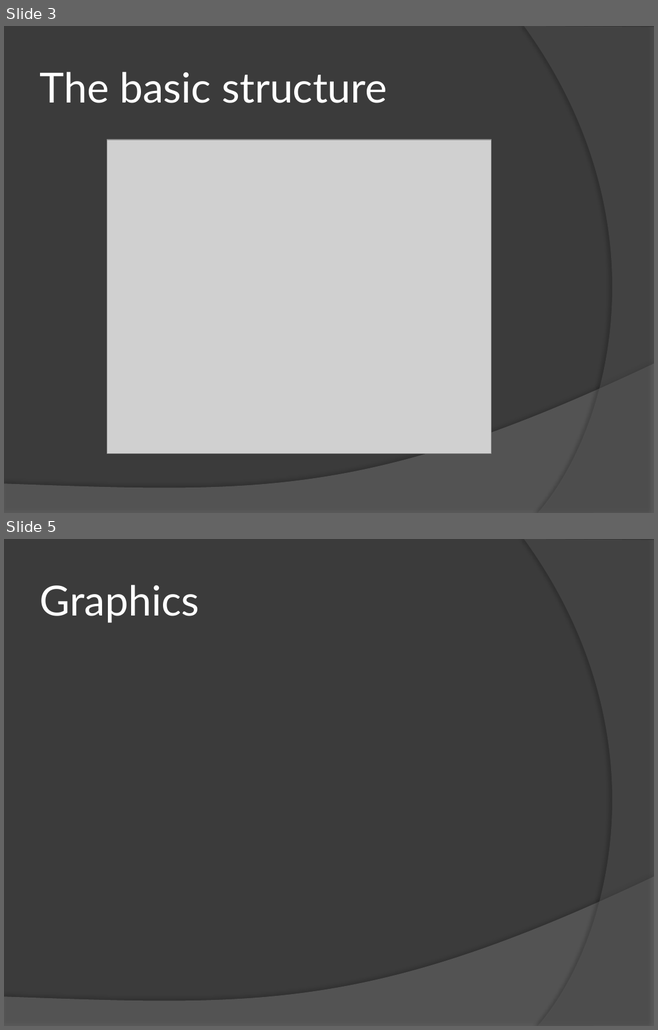
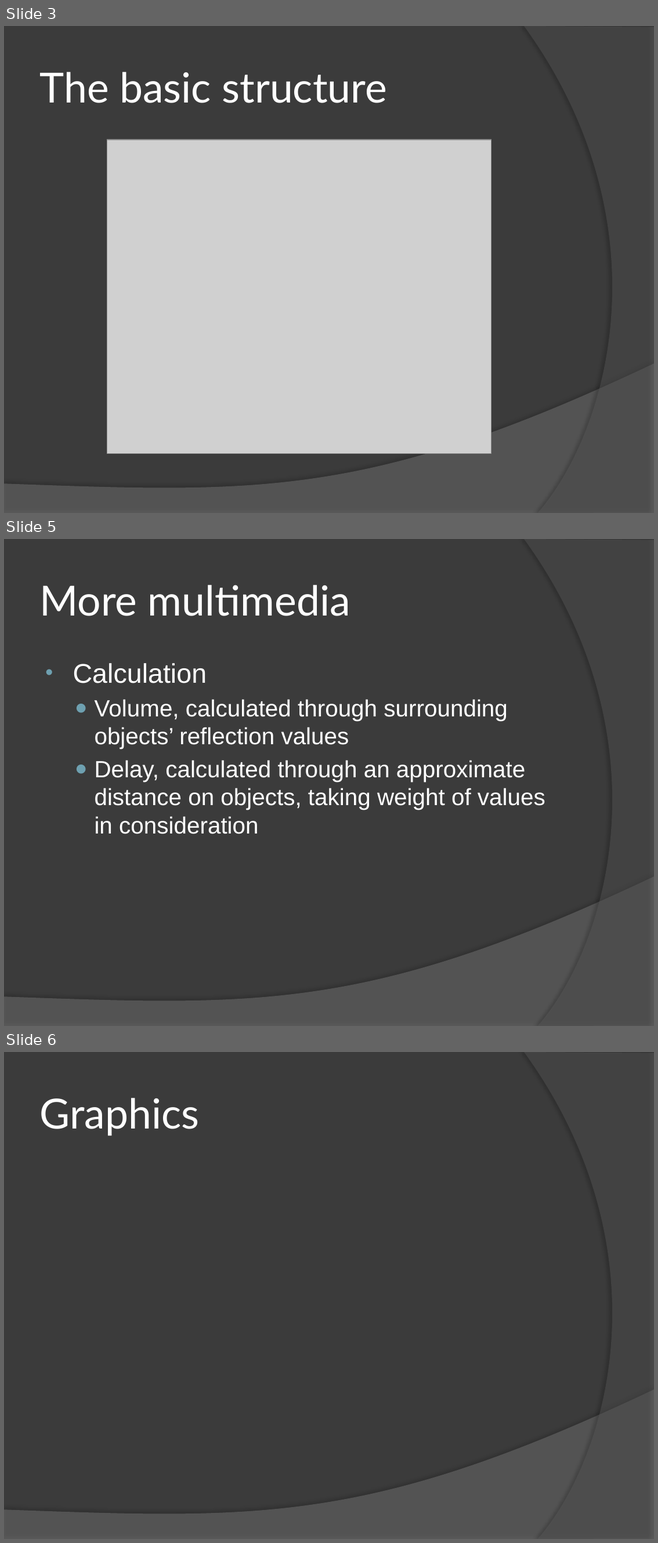
Before and after one commit to mgq812/simengines-g2-code, a slide deck: Presentation.pptx. Shown one above the other, each under a label of ours: slides 3 and 5 before the commit, slides 3, 5 and 6 after it; the slides between them are not shown. The pictures are 658x1030 and 658x1543 pixels, drawn with LibreOffice and Linux fonts; fonts in the diff are those of the drawing; grey boxes stand for pictures. Boxes give left, top, right and bottom in pixels: in the first picture for what was removed or moved away, otherwise in the second. Text is boxed around its words. In the diff, an @@ line names an element or a change of style, - is before the commit and + after.

```diff
--- a/Presentation.pptx
+++ b/Presentation.pptx
@@ slide 5 added at box(4, 539, 654, 1026), background #3B3B3B; not listed: 2 template elements that a slide beside it also shows @@
@@ title added at box(40, 585, 350, 616), 46 pt, text #FFFFFF @@
+More multimedia
@@ text added at box(73, 663, 545, 834), 26 pt, text #FFFFFF @@
+• Calculation
+  ● Volume, calculated through surrounding objects’ reflection values
+  ● Delay, calculated through an approximate distance on objects, taking weight of values in consideration
@@ what was slide 5 is now slide 6 @@
```
Also in this commit, not shown: 1 slide changed.
